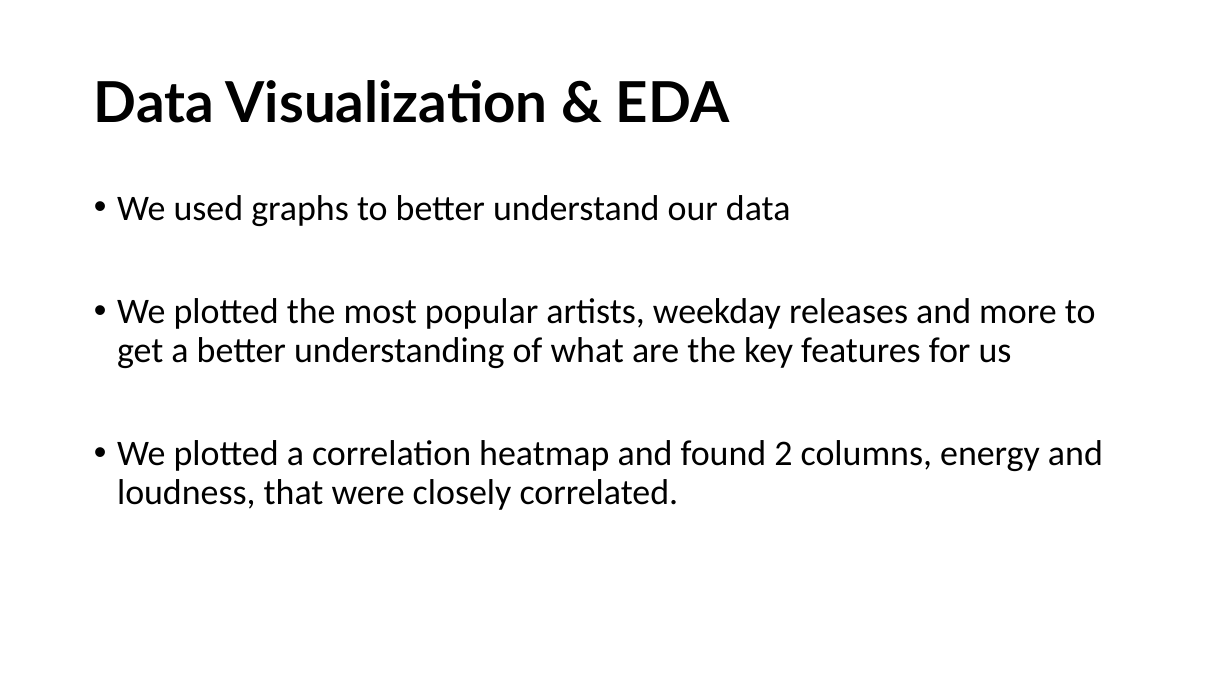
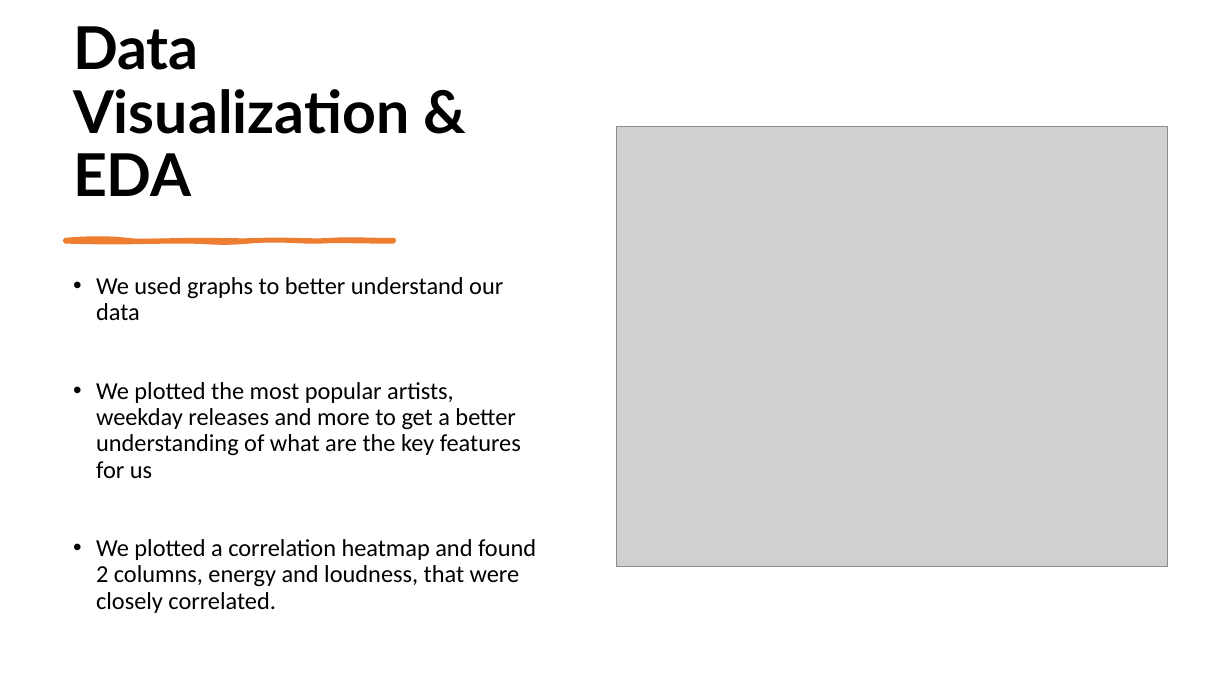
Before and after one commit to omersh1998/song-prediction-final-project, a slide deck: slide 6 of presentation/song_prediction.pptx. Drawn at 1232x693 pixels with LibreOffice and Linux fonts; fonts in the diff are those of the drawing; grey boxes stand for pictures. Boxes give left, top, right and bottom in pixels: in the first picture for what was removed or moved away, otherwise in the second. Text is boxed around its words. In the diff, an @@ line names an element or a change of style, - is before the commit and + after.

```diff
--- a/presentation/song_prediction.pptx
+++ b/presentation/song_prediction.pptx
@@ title "Data Visualization & EDA" moved from (x1=94, y1=80, x2=729, y2=123) to (x1=73, y1=26, x2=409, y2=196) @@
@@ title "Data Visualization & EDA" at (x1=73, y1=26, x2=409, y2=196): size 44 to 46 pt; vertical alignment middle to bottom @@
@@ picture added at (x1=616, y1=127, x2=1168, y2=567) @@
@@ text "We used graphs to better ..." moved from (x1=117, y1=195, x2=1103, y2=510) to (x1=96, y1=277, x2=536, y2=613) @@
@@ text "We used graphs to better ..." at (x1=96, y1=277, x2=536, y2=613): size 28 to 19 pt @@
@@ freeform shape added at (x1=65, y1=240, x2=394, y2=242), fill #ED7D31, outline #ED7D31 3 pt @@
```
Also in this commit, not shown: 8 other slides changed, 1 slide removed.
